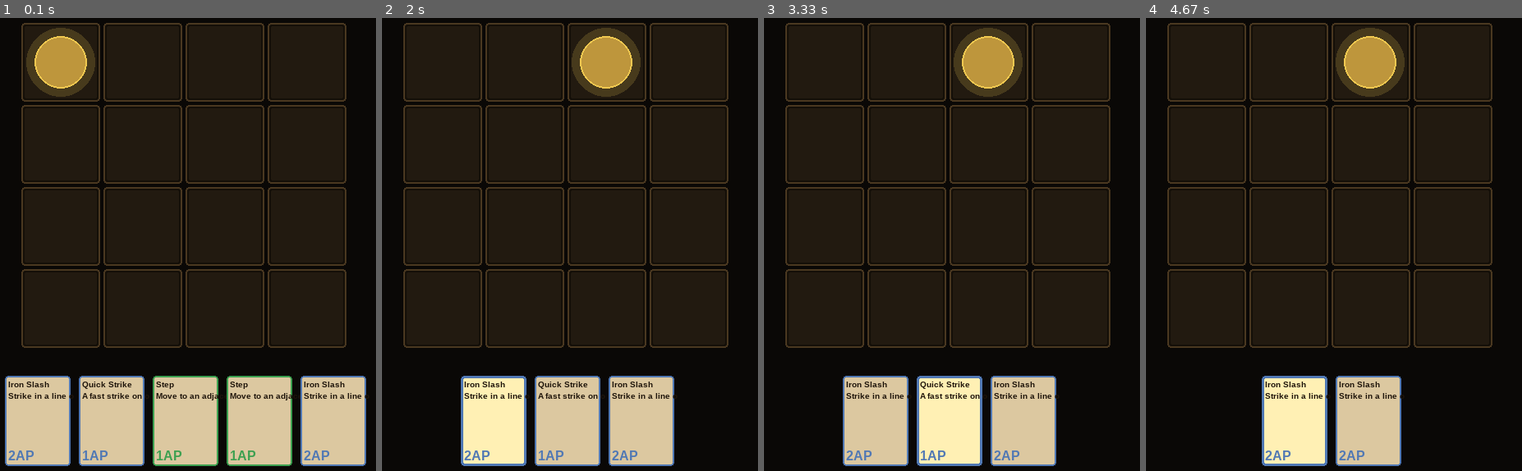
Above: before the commit, frames 1-4 (left to right).
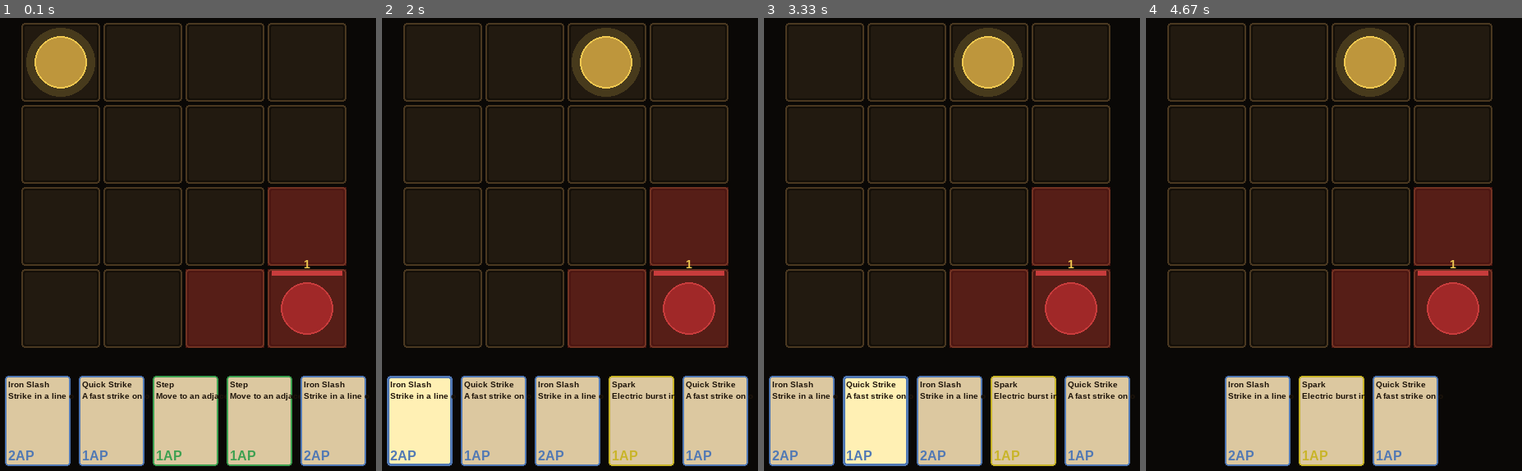
Above: after the commit, the same moments.

Repository: ParanyuLion/pygame-cardgame
Game: pygame game, started from main.py
Two runs of this game, one before a commit and one after it. Both use one fixed random seed, a clock stepped at 60 frames per second and the inputs below.
Inputs (mouse positions are in pixels of both pictures, inside the frame that each line leads up to):
- Up to frame 1 (0.1 s): no input
- Up to frame 2 (2 s): hold E 0.33-0.8 s; hold Right 0.33-0.8 s; click "Iron Slash" at 0.88 s; hold Right 1.17-1.63 s; tap E at 1.67 s
- Up to frame 3 (3.33 s): click "Iron Slash" at 2.05 s; click (805, 393) at 2.38 s; click "Quick Strike" at 3.05 s
- Up to frame 4 (4.67 s): click "Strike in a line o" at 3.38 s; click "Iron Slash" at 3.72 s; click (1209, 49) at 4.05 s

The runs differ from the first frame. In frame 1, 11% of the frame differs, in the area x 49-93%, y 37-73%; in frame 2, 22%; in frame 3, 25%, in the area x 1-98%, y 37-99%; in frame 4, 20%.

Commit message:
feat: wire Enemy AI — StartBattleUseCase, BattleScene, InputHandler, main.py
Co-Authored-By: Claude Sonnet 4.6 <noreply@anthropic.com>

Diff:
--- a/main.py
+++ b/main.py
@@ -2,7 +2,7 @@
 from src.infrastructure.battle_repository import InMemoryBattleRepository
 from src.infrastructure.event_bus import PygameEventBus
 from src.infrastructure.card_repository import CardRepository
-from src.use_cases.start_battle import StartBattleUseCase, Encounter
+from src.use_cases.start_battle import StartBattleUseCase, Encounter, EnemyDef
 from src.domain.value_objects.position import Position
 from src.presentation.game_state_manager import GameStateManager
 from src.presentation.scenes.battle_scene import BattleScene
@@ -11,6 +11,7 @@
 WINDOW_HEIGHT = 700
 FPS = 60
 WINDOW_TITLE = "Dungeon Card Roguelike"
+
 
 def main() -> None:
     pygame.init()
@@ -23,7 +24,12 @@
     card_repo = CardRepository()
 
     StartBattleUseCase(battle_repo, event_bus, card_repo).execute(
-        Encounter(player_start=Position(0, 0))
+        Encounter(
+            player_start=Position(0, 0),
+            enemies=[
+                EnemyDef(id="enemy_1", position=Position(3, 3), hp=20, base_damage=4),
+            ],
+        )
     )
 
     battle_scene = BattleScene(battle_repo, event_bus)
@@ -44,5 +50,6 @@
 
     pygame.quit()
 
+
 if __name__ == "__main__":
     main()
--- a/src/presentation/input_handler.py
+++ b/src/presentation/input_handler.py
@@ -5,6 +5,7 @@
 from src.use_cases.move_entity import MoveEntityUseCase
 from src.use_cases.play_card import PlayCardUseCase
 from src.use_cases.fuse_cards import FuseCardsUseCase
+from src.use_cases.end_turn import EndTurnUseCase
 from src.presentation.renderers.hand_renderer import HandRenderer
 from src.presentation.renderers.grid_renderer import GridRenderer
 
@@ -28,6 +29,7 @@
         move_use_case: MoveEntityUseCase,
         play_use_case: PlayCardUseCase,
         fuse_use_case: FuseCardsUseCase,
+        end_turn_use_case: EndTurnUseCase,
         battle_repo: IBattleRepository,
         hand_renderer: HandRenderer,
         grid_renderer: GridRenderer,
@@ -35,6 +37,7 @@
         self._move = move_use_case
         self._play = play_use_case
         self._fuse = fuse_use_case
+        self._end_turn = end_turn_use_case
         self._repo = battle_repo
         self._hand_renderer = hand_renderer
         self._grid_renderer = grid_renderer
@@ -54,6 +57,9 @@
             self._handle_mouse_up(event.pos)
 
     def _handle_key(self, event: pygame.event.Event) -> None:
+        if event.key == pygame.K_e:
+            self._end_turn.execute()
+            return
         if event.key not in _ARROW_TO_OFFSET:
             return
         state = self._repo.get()
--- a/src/presentation/scenes/battle_scene.py
+++ b/src/presentation/scenes/battle_scene.py
@@ -4,9 +4,12 @@
 from src.use_cases.move_entity import MoveEntityUseCase
 from src.use_cases.play_card import PlayCardUseCase
 from src.use_cases.fuse_cards import FuseCardsUseCase
+from src.use_cases.end_turn import EndTurnUseCase
 from src.presentation.renderers.grid_renderer import GridRenderer
 from src.presentation.renderers.entity_renderer import EntityRenderer
 from src.presentation.renderers.hand_renderer import HandRenderer
+from src.presentation.renderers.enemy_renderer import EnemyRenderer
+from src.presentation.renderers.intent_renderer import IntentRenderer
 from src.presentation.input_handler import InputHandler
 
 COLOR_BG = (10, 8, 6)
@@ -22,13 +25,17 @@
         move_use_case = MoveEntityUseCase(battle_repo, event_bus)
         play_use_case = PlayCardUseCase(battle_repo, event_bus)
         fuse_use_case = FuseCardsUseCase(battle_repo, event_bus)
+        end_turn_use_case = EndTurnUseCase(battle_repo, event_bus)
         self._grid_renderer = GridRenderer()
         self._entity_renderer = EntityRenderer(self._grid_renderer)
         self._hand_renderer = HandRenderer()
+        self._enemy_renderer = EnemyRenderer(self._grid_renderer)
+        self._intent_renderer = IntentRenderer(self._grid_renderer)
         self._input_handler = InputHandler(
             move_use_case,
             play_use_case,
             fuse_use_case,
+            end_turn_use_case,
             battle_repo,
             self._hand_renderer,
             self._grid_renderer,
@@ -50,5 +57,7 @@
     def render(self, surface: pygame.Surface) -> None:
         state = self._repo.get()
         self._grid_renderer.render(surface, state.grid)
+        self._intent_renderer.render(surface, state.enemies, state.grid)
         self._entity_renderer.render(surface, state.player)
+        self._enemy_renderer.render(surface, state.enemies)
         self._hand_renderer.render(surface, state.hand)
--- a/src/use_cases/start_battle.py
+++ b/src/use_cases/start_battle.py
@@ -1,9 +1,12 @@
 import random
-from dataclasses import dataclass
+from dataclasses import dataclass, field
 from src.domain.interfaces import IBattleRepository, IEventBus, ICardRepository
 from src.domain.battle_state import BattleState
 from src.domain.entities.player import Player
+from src.domain.entities.enemy import Enemy
 from src.domain.entities.grid import Grid
+from src.domain.value_objects.intent import Intent
+from src.domain.value_objects.attack_pattern import AttackPattern
 from src.domain.value_objects.position import Position
 from src.domain.events.battle_events import BattleTurnStarted
 from src.domain.services.deck_manager import DeckManager
@@ -12,9 +15,20 @@
 PLAYER_MAX_AP = 3
 OPENING_HAND_SIZE = 5
 
+
+@dataclass
+class EnemyDef:
+    id: str
+    position: Position
+    hp: int
+    base_damage: int
+
+
 @dataclass
 class Encounter:
     player_start: Position
+    enemies: list[EnemyDef] = field(default_factory=list)
+
 
 class StartBattleUseCase:
     def __init__(
@@ -39,10 +53,29 @@
         )
         grid.place("player", encounter.player_start)
 
+        enemies: list[Enemy] = []
+        for enemy_def in encounter.enemies:
+            initial_intent = Intent(
+                type="ATTACK",
+                pattern=AttackPattern.cross(),
+                countdown=2,
+                damage=enemy_def.base_damage,
+            )
+            enemy = Enemy(
+                id=enemy_def.id,
+                position=enemy_def.position,
+                hp=enemy_def.hp,
+                max_hp=enemy_def.hp,
+                base_damage=enemy_def.base_damage,
+                intent=initial_intent,
+            )
+            grid.place(enemy.id, enemy.position)
+            enemies.append(enemy)
+
         deck = self._card_repo.get_starting_deck()
         random.shuffle(deck)
 
-        state = BattleState(player=player, grid=grid, deck=deck)
+        state = BattleState(player=player, grid=grid, deck=deck, enemies=enemies)
 
         draw_events = []
         for _ in range(OPENING_HAND_SIZE):
--- a/tests/presentation/test_input_handler_drag.py
+++ b/tests/presentation/test_input_handler_drag.py
@@ -34,9 +34,10 @@
     move = MagicMock()
     play = MagicMock()
     fuse = MagicMock()
+    end_turn = MagicMock()
     hand_renderer = HandRenderer()
     grid_renderer = GridRenderer()
-    handler = InputHandler(move, play, fuse, repo, hand_renderer, grid_renderer)
+    handler = InputHandler(move, play, fuse, end_turn, repo, hand_renderer, grid_renderer)
     return handler, fuse, hand_renderer
 
 
